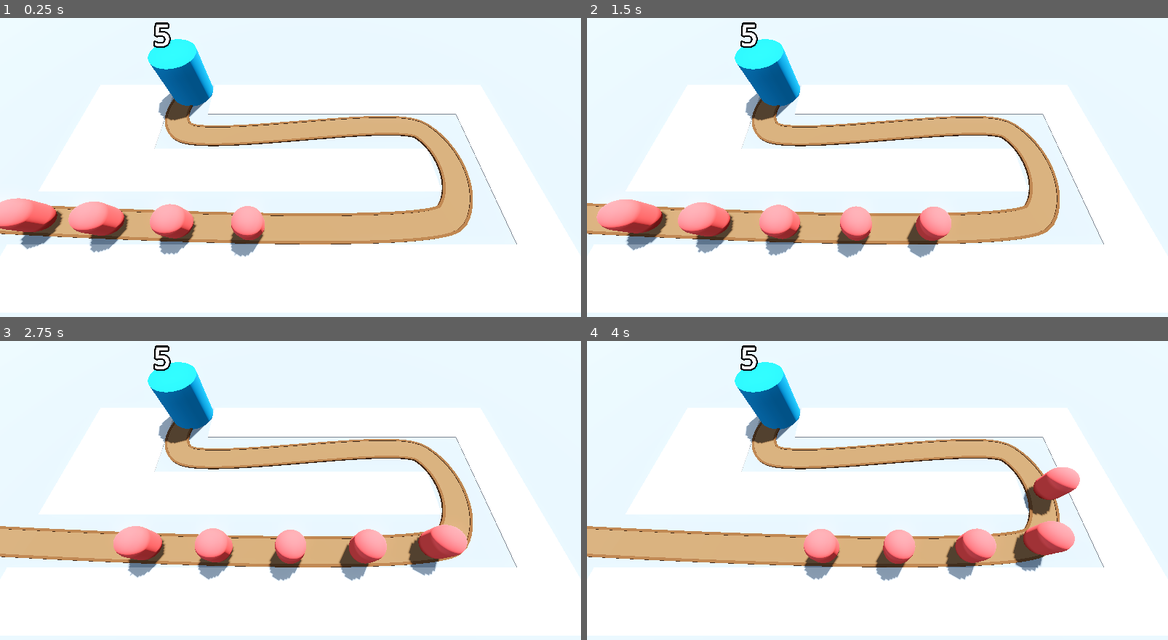
Above: before the commit, frames 1-4 (two rows, left to right).
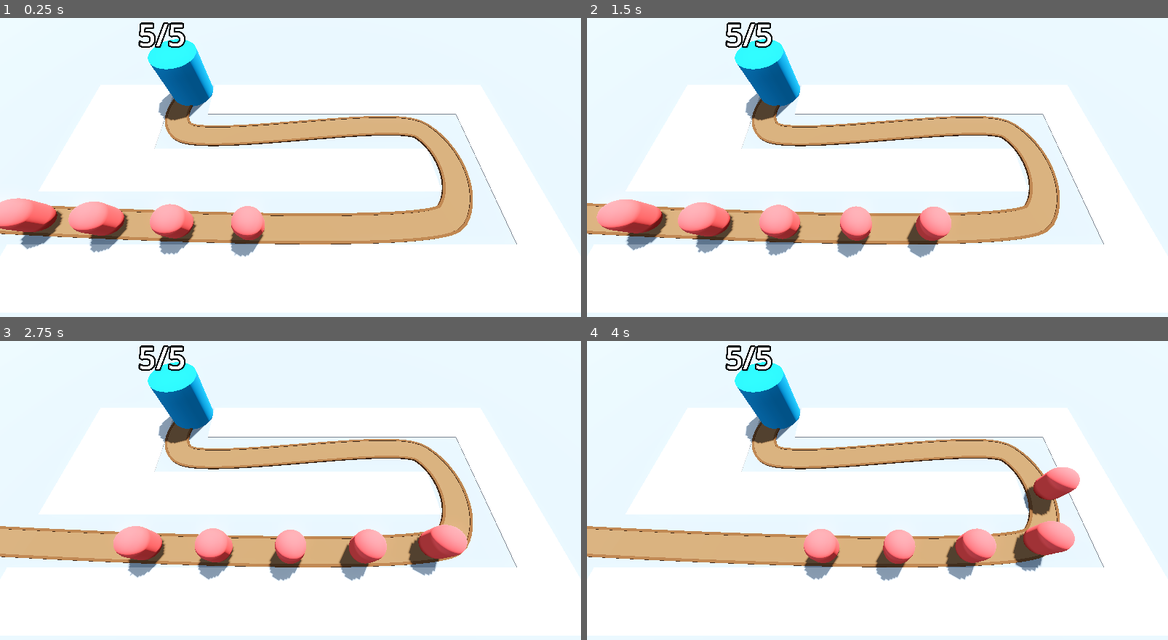
Above: after the commit, the same moments.

Repository: Assasquid/barbarian_blaster
Game: Godot game, scene res://Scenes/base_level.tscn
Two runs of this game, one before a commit and one after it. Both use one fixed random seed, a clock stepped at 60 frames per second and the inputs below.
Inputs (mouse positions are in pixels of both pictures, inside the frame that each line leads up to):
- Up to frame 1 (0.25 s): no input
- Up to frame 2 (1.5 s): move the mouse to (1005, 161) at 0.52 s; move the mouse to (761, 194) at 1.27 s
- Up to frame 3 (2.75 s): move the mouse to (348, 427) at 2.02 s
- Up to frame 4 (4 s): move the mouse to (848, 565) at 2.77 s; move the mouse to (1051, 550) at 3.52 s

The runs differ from the first frame. In frame 1, 0.3% of the frame differs, in the area x 23-32%, y 1-10%; in frame 2, 0.3%; in frame 3, 0.3%; in frame 4, 0.3%.

Commit message:
Add setter method and improve health display.

Diff:
--- a/Scenes/base.tscn
+++ b/Scenes/base.tscn
@@ -19,6 +19,6 @@
 [node name="Label3D" type="Label3D" parent="."]
 transform = Transform3D(1, 0, 0, 0, 1, 0, 0, 0, 1, 0, 5.5, 0)
 billboard = 1
-text = "X"
+text = "X/X"
 font_size = 480
 outline_size = 96
--- a/Scenes/base_level.tscn
+++ b/Scenes/base_level.tscn
@@ -119,7 +119,7 @@
 progress = 15.0
 
 [node name="Enemy3" parent="Path3D" instance=ExtResource("2_i273a")]
-transform = Transform3D(-0.0417883, 0, -0.999126, 0, 1, 0, 0.999126, 0, -0.0417883, -14.0123, 0, 6.49132)
+transform = Transform3D(-0.0417882, 0, -0.999126, 0, 1, 0, 0.999126, 0, -0.0417882, -14.0123, 0, 6.49132)
 progress = 10.0
 
 [node name="Enemy4" parent="Path3D" instance=ExtResource("2_i273a")]
--- a/Scripts/base.gd
+++ b/Scripts/base.gd
@@ -6,9 +6,15 @@
 	set(health_in):
 		current_health = health_in
 		print("Health was changed.")
-		label_3d.text = str(current_health)
+		label_3d.text = str(current_health) + "/" + str(max_health)
+
+		var red: Color = Color.RED
+		var white: Color = Color.WHITE
+		label_3d.modulate = red.lerp(white, float(current_health) / float(max_health))
+
 		if current_health < 1:
 			get_tree().reload_current_scene()
+
 
 @onready var label_3d: Label3D = $Label3D
 
Not shown: 4 places in MeshLibraries/space_library.tres that only renumber resources
